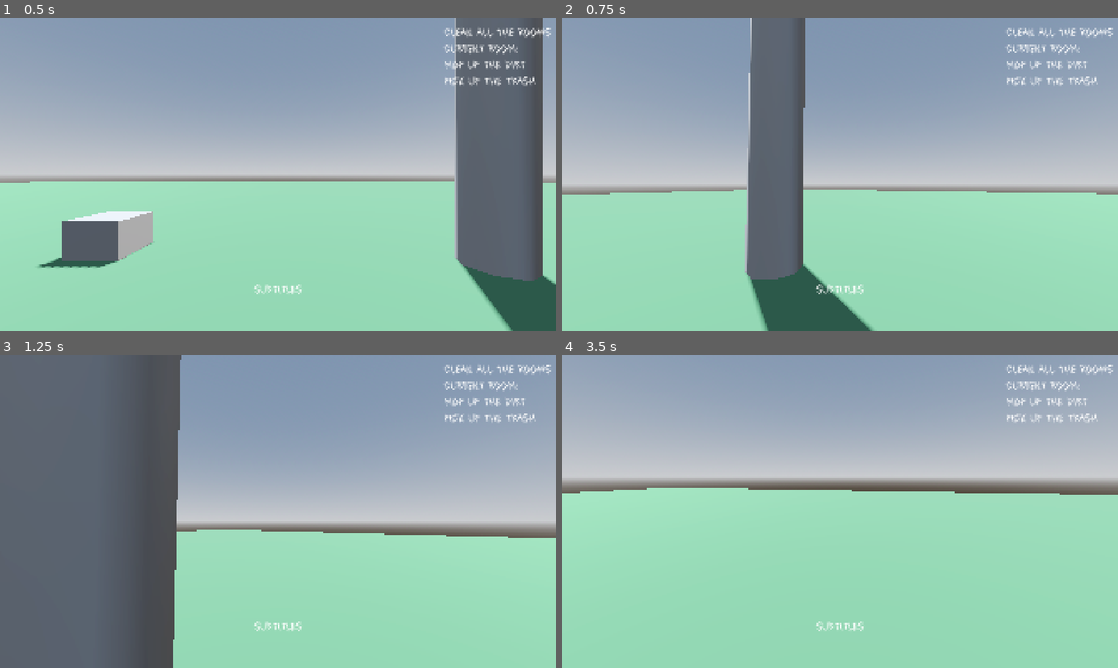
Above: before the commit, frames 1-4 (two rows, left to right).
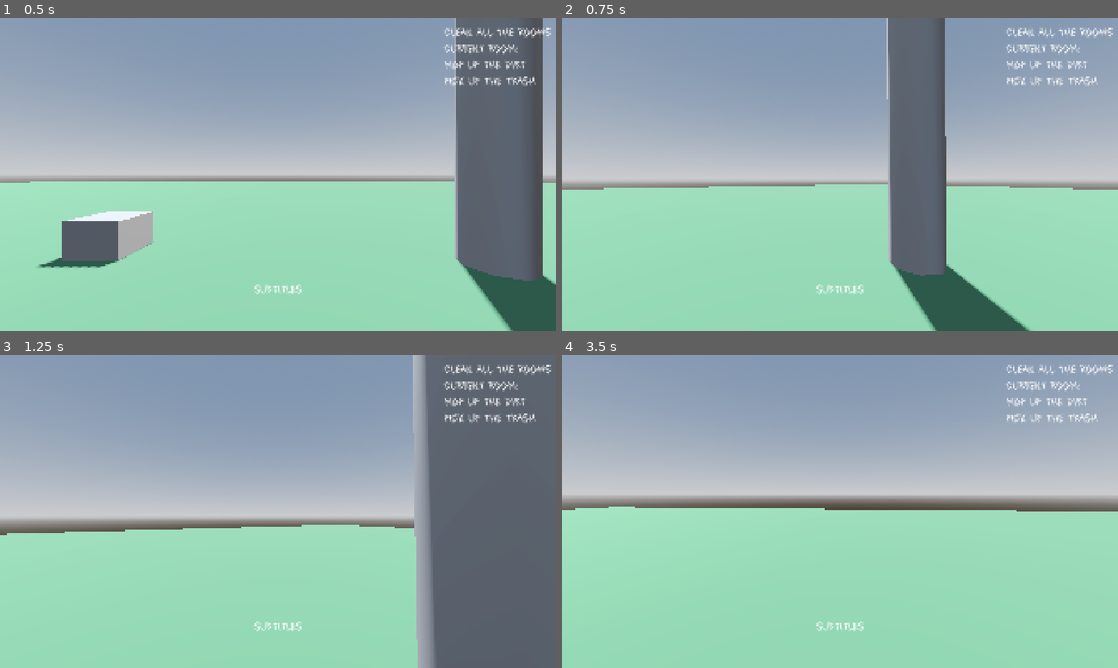
Above: after the commit, the same moments.

Repository: jajszu/Game-Off-2025
Game: Godot game, scene res://Scenes/map.tscn
Same seed, same stepped clock (60 frames per second), same inputs: the game is played once before the commit and once after it.
Inputs (mouse positions are in pixels of both pictures, inside the frame that each line leads up to):
- Up to frame 1 (0.5 s): no input
- Up to frame 2 (0.75 s): move the mouse to (867, 174) at 0.52 s; hold W (move_up) from 0.53 s (still down); hold G (drop_item) from 0.53 s (still down)
- Up to frame 3 (1.25 s): keep holding W (move_up); keep holding G (drop_item); tap Space (jump) at 0.77 s
- Up to frame 4 (3.5 s): keep holding W (move_up); move the mouse to (812, 511) at 1.27 s; release G (drop_item) at 1.28 s; tap E (interact) at 1.35, 2.85 s; tap Space (jump) at 1.52, 3.02 s; move the mouse to (851, 505) at 2.02 s; hold G (drop_item) 2.03-2.78 s; move the mouse to (834, 517) at 2.77 s

Frame 1 is identical in both runs. In frame 2, 25% of the frame differs, in the area x 0-100%, y 0-100%; in frame 3, 58%; in frame 4, 9.5%.

Commit message:
mouse sens fixes

Diff:
--- a/Scripts/player.gd
+++ b/Scripts/player.gd
@@ -18,6 +18,7 @@
 func _ready() -> void:
 	Settings.settings_changed.connect(_on_settings_changed)
 	pause_menu.visibility_changed.connect(on_pause_changed)
+	_on_settings_changed() #sync values at start
 	pause_menu.visible = false
 	Input.set_mouse_mode(Input.MOUSE_MODE_CAPTURED)
 
--- a/Scripts/settings.gd
+++ b/Scripts/settings.gd
@@ -2,4 +2,4 @@
 signal settings_changed
 
 var volume = 0
-var mouse_sensitivity: float = 0.01
+var mouse_sensitivity: float = 0.005
--- a/Scripts/settings_menu.gd
+++ b/Scripts/settings_menu.gd
@@ -2,6 +2,9 @@
 class_name SettingsMenu
 
 var master_bus_idx = AudioServer.get_bus_index("Master")
+
+func _ready() -> void:
+	$VBoxContainer/HBoxContainer2/SensSlider.value = Settings.mouse_sensitivity * 100
 
 func _on_volume_slider_value_changed(value: float) -> void:
 	AudioServer.set_bus_volume_linear(master_bus_idx, value)
